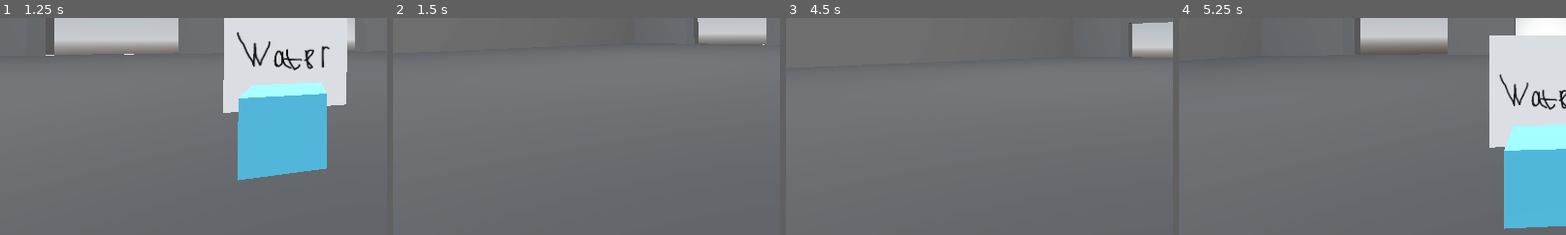
Above: before the commit, frames 1-4 (left to right).
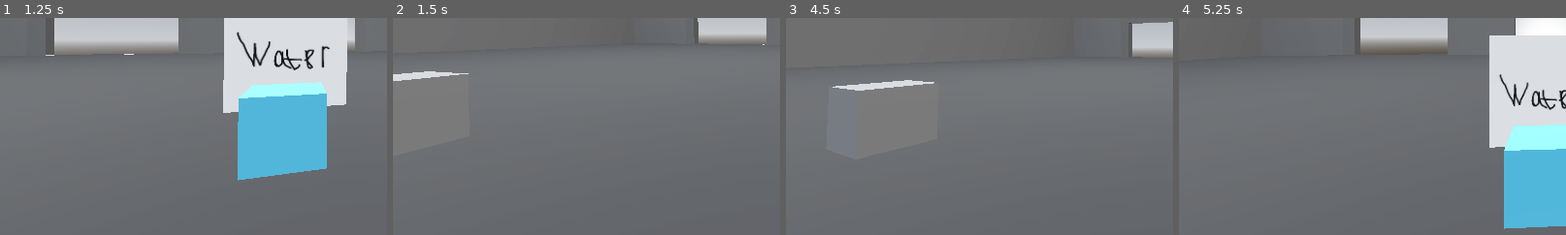
Above: after the commit, the same moments.

Repository: Meow-jar/Bread-factor
Game: Godot game, scene res://node_3d.tscn
Same seed, same stepped clock (60 frames per second), same inputs: the game is played once before the commit and once after it.
Inputs (mouse positions are % of the whole screen's width and height, from its top left):
- Up to frame 1 (1.25 s): move the mouse to (55, 50) at 0.52 s
- Up to frame 2 (1.5 s): move the mouse to (45, 50) at 1.27 s
- Up to frame 3 (4.5 s): tap Enter at 2 s; move the mouse to (52, 48) at 2.02 s; move the mouse to (49, 52) at 2.77 s; tap Space at 3.5 s; move the mouse to (57, 51) at 3.52 s; move the mouse to (42, 49) at 4.27 s
- Up to frame 4 (5.25 s): tap Enter at 5 s; move the mouse to (51, 50) at 5.02 s
The pictures show only the part of the screen within x 0-50%, y 46-96%; the shares and areas given below are measured in that part.

Frame 1 is identical in both runs. In frame 2, 0.4% of the frame differs, in the area x 0-20%, y 24-30%; in frame 3, 0.6%, in the area x 12-39%, y 28-34%; in frame 4, nothing differs.

Commit message:
build 0.2.8
1: сделана механика работы mix machine но не до конца

Diff:
--- /dev/null
+++ b/Ingredients/bread.tscn
@@ -0,0 +1,13 @@
+[gd_scene format=3 uid="uid://dc3k7pl0a8fej"]
+
+[sub_resource type="BoxMesh" id="BoxMesh_p0brb"]
+
+[sub_resource type="BoxShape3D" id="BoxShape3D_31fpq"]
+
+[node name="bread" type="RigidBody3D" unique_id=1711084862 groups=["pickable"]]
+
+[node name="MeshInstance3D" type="MeshInstance3D" parent="." unique_id=126171169]
+mesh = SubResource("BoxMesh_p0brb")
+
+[node name="CollisionShape3D" type="CollisionShape3D" parent="." unique_id=573422884]
+shape = SubResource("BoxShape3D_31fpq")
--- a/mashine/mix_machine.tscn
+++ b/mashine/mix_machine.tscn
@@ -7,6 +7,7 @@
 script/source = "extends Node3D
 var waterbool = false
 var flourbool = false
+var bread = preload(\"res://Ingredients/bread.tscn\")
 @onready var player = $\"../player\"
 @onready var water = $\"../water\"
 @onready var frour = $\"../flour\"
@@ -15,12 +16,20 @@
 func _ready() -> void:
 
 	pass # Replace with function body.
+func spawn_object(x, y, z):
+	var new_bread = bread.instantiate()
 
+	new_bread.position.x = x
+	new_bread.position.y = y
+	new_bread.position.z = z
+
+	add_child(new_bread)
 
 # Called every frame. 'delta' is the elapsed time since the previous frame.
 func _process(delta: float) -> void:
 	if waterbool == true and flourbool == true:
 		print(\"хлеб готов\")
+		spawn_object(0, 0.5, -8)
 	pass
 
 
@@ -77,12 +86,15 @@
 shape = SubResource("ConcavePolygonShape3D_6jhq7")
 
 [node name="water_tg" type="Area3D" parent="." unique_id=1482173234]
+collision_layer = 3
+collision_mask = 3
 
 [node name="CollisionShape3D" type="CollisionShape3D" parent="water_tg" unique_id=630618794]
 transform = Transform3D(1, 0, 0, 0, 1, 0, 0, 0, 1, 0, 0, 1.5508662)
 shape = SubResource("BoxShape3D_f307q")
 
 [node name="flour_tg" type="Area3D" parent="." unique_id=1520804178]
+collision_mask = 3
 
 [node name="CollisionShape3D" type="CollisionShape3D" parent="flour_tg" unique_id=281035597]
 transform = Transform3D(1, 0, 0, 0, 1, 0, 0, 0, 1, -1.6456583, 0, 0)
--- a/node_3d.tscn
+++ b/node_3d.tscn
@@ -5,6 +5,7 @@
 [ext_resource type="PackedScene" uid="uid://b8vh7gqrqaqin" path="res://character_body_3d.tscn" id="4_r3fl7"]
 [ext_resource type="PackedScene" uid="uid://n33qro5pqfem" path="res://Ingredients/flour.tscn" id="5_i5arm"]
 [ext_resource type="PackedScene" uid="uid://c0fd6m3ph5ka3" path="res://factor.tscn" id="5_jka67"]
+[ext_resource type="PackedScene" uid="uid://dc3k7pl0a8fej" path="res://Ingredients/bread.tscn" id="6_i5arm"]
 
 [sub_resource type="ProceduralSkyMaterial" id="ProceduralSkyMaterial_a202f"]
 sky_horizon_color = Color(0.66224277, 0.6717428, 0.6867428, 1)
@@ -55,3 +56,6 @@
 
 [node name="flour" parent="." unique_id=361582024 groups=["pickable"] instance=ExtResource("5_i5arm")]
 transform = Transform3D(1, 0, 0, 0, 1, 0, 0, 0, 1, 3.827176, 9.327146, -4.1711426)
+
+[node name="bread" parent="." unique_id=1711084862 groups=["pickable"] instance=ExtResource("6_i5arm")]
+transform = Transform3D(1, 0, 0, 0, 1, 0, 0, 0, 1, -6.524982, 7.921358, -2.9548492)
--- a/project.godot
+++ b/project.godot
@@ -25,6 +25,10 @@
 [editor]
 
 movie_writer/fps=300
+
+[global_group]
+
+pickable=""
 
 [input]
 
